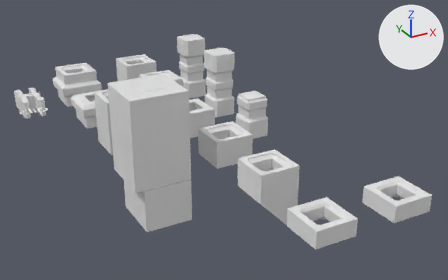
One commit to the Blender file blender/clip.blend: the scene before it, then after it.
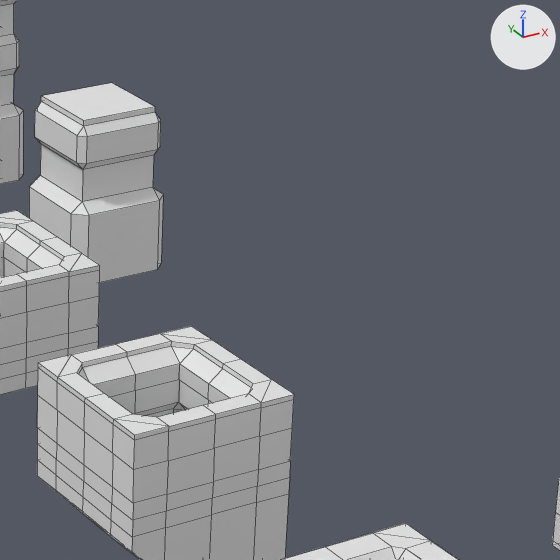
Each version appears first whole from a 50 mm lens placed at (-69.1, -185.1, 67.3), pointed at (7.4, -46.0, -2.3), and next in a close-up on the part from 51% to 81% of the width and 25% to 74% of the height. The lights are fixed; the arrows at upper right show +X, +Y and +Z. The close-ups show mesh edges as thin lines.

Objects in the first close-up: 'clip_holder_applied_trimmed_closed', 'clip_holder_applied_trimmed_closed_angled', 'clip_holder_minimal_src', 'clip_holder_negative_applied', 'clip_holder_negative_applied_trimmed'.
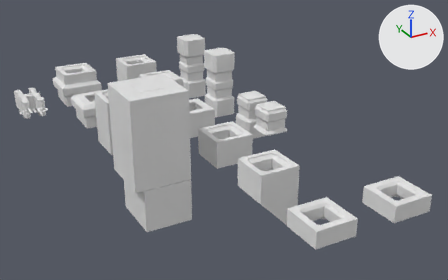
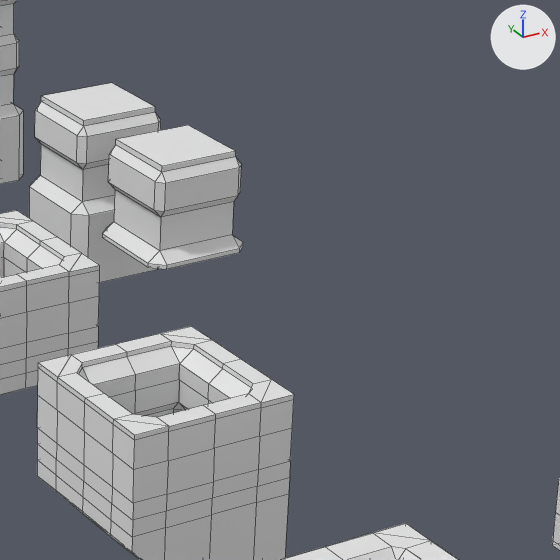
Location of each change, (x1, y1, x2, y2) in pixels of the close-ups (560 x 560 px):
'clip_hole_cad_export', added
    after: (102, 125, 243, 269)

Edits to the bpy script that builds the scene:
```text
Add me_cube_018:
    me_cube_018.from_pydata(...)  # 48 vertices, 52 faces; spans x -3.8..3.8, y -3.8..3.8, z 0.0..7.0
Add ob_clip_hole_cad_export:
    ob_clip_hole_cad_export = bpy.data.objects.new('clip_hole_cad_export', me_cube_018)
    ob_clip_hole_cad_export.location = (20.0, -50.0, 0.0)
```
